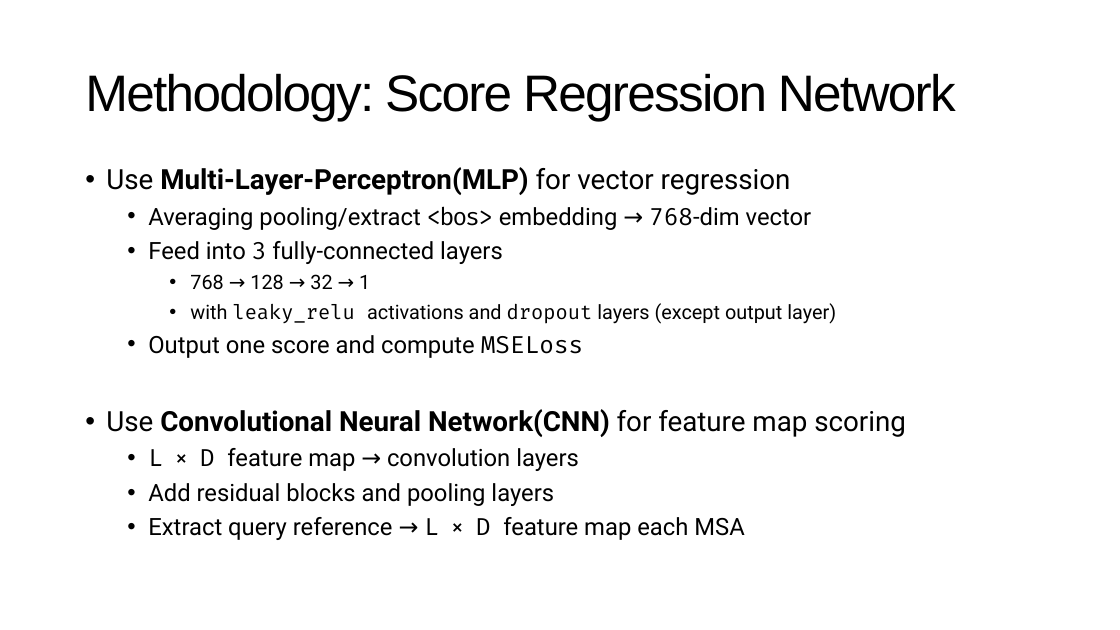
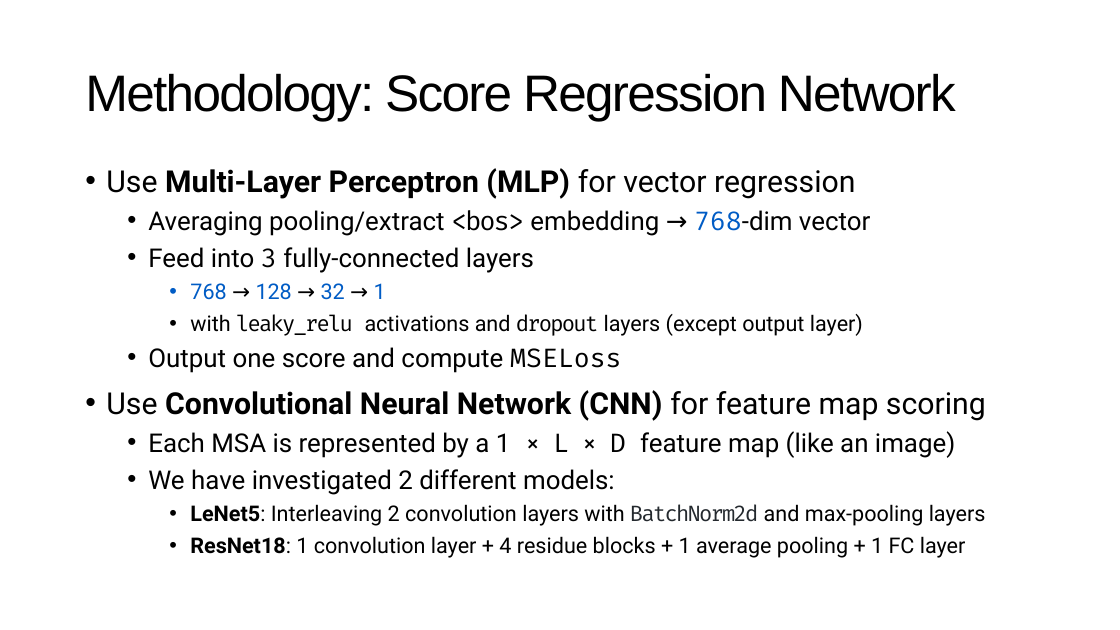
Before and after one commit to NaiL23/ShanghaiTech-CS177H-MSA-Scoring, a slide deck: slide 8 of report/presentation.pptx. Drawn at 1120x630 pixels with LibreOffice and Linux fonts; fonts in the diff are those of the drawing. Boxes give left, top, right and bottom in pixels: in the first picture for what was removed or moved away, otherwise in the second. Text is boxed around its words. In the diff, an @@ line names an element or a change of style, - is before the commit and + after.

```diff
--- a/report/presentation.pptx
+++ b/report/presentation.pptx
@@ text at (106,168,855,199): text changed; size 23.8 to 25.9 pt @@
-• Use Multi-Layer-Perceptron(MLP) for vector regression
+• Use Multi-Layer Perceptron (MLP) for vector regression
@@ text at (148,210,870,373): size 20.4 to 22.2 pt in "Averaging pooling/extract <bos> embedding → 768-dim vector", "Feed into 3 fully-connected layers", "Output one score and compute MSELoss"; text colour #000000 to #005CC5 in "768-dim", "768 128 32 1"; size 17 to 18.5 pt in "768 → 128 → 32 → 1", "with leaky_relu activations and dropout layers (except ..."; letter spacing 0 to -1.5 pt in "leaky_relu dropout" @@
@@ text at (106,390,986,558): text changed; size 20.4 to 18.5 pt @@
-• Use Convolutional Neural Network(CNN) for feature map scoring
-  • L × D feature map → convolution layers
-  • Add residual blocks and pooling layers
-  • Extract query reference → L × D feature map each MSA
+• Use Convolutional Neural Network (CNN) for feature map scoring
+  • Each MSA is represented by a 1 × L × D feature map (like an image)
+  • We have investigated 2 different models:
+    • LeNet5: Interleaving 2 convolution layers with BatchNorm2d and max-pooling layers
+    • ResNet18: 1 convolution layer + 4 residue blocks + 1 average pooling + 1 FC layer
```
Also in this commit, not shown: 8 other slides changed, 6 slides added, 1 slide removed, 4 other files.
